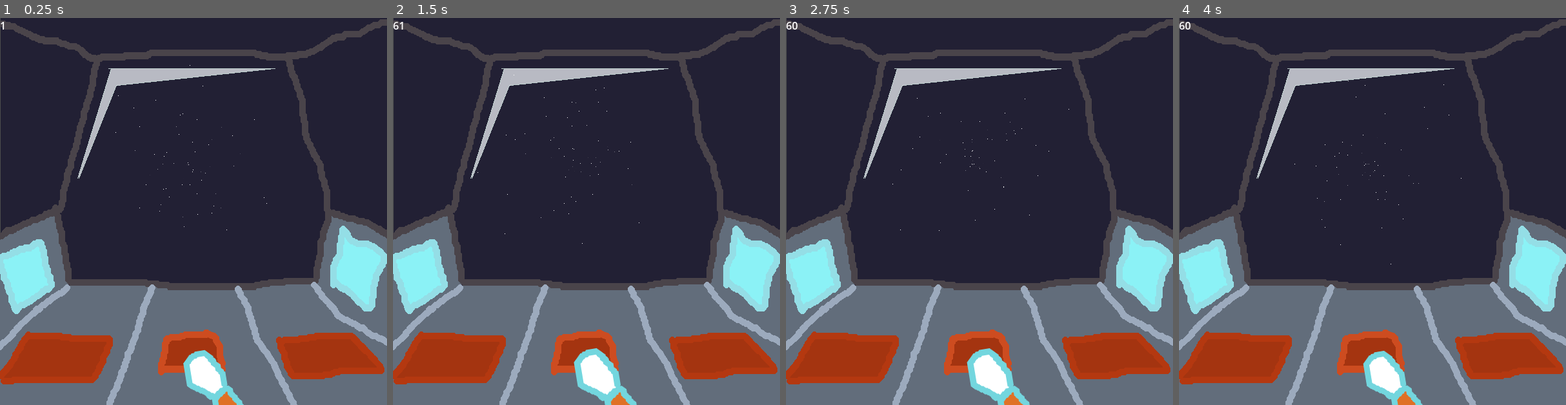
Above: before the commit, frames 1-4 (left to right).
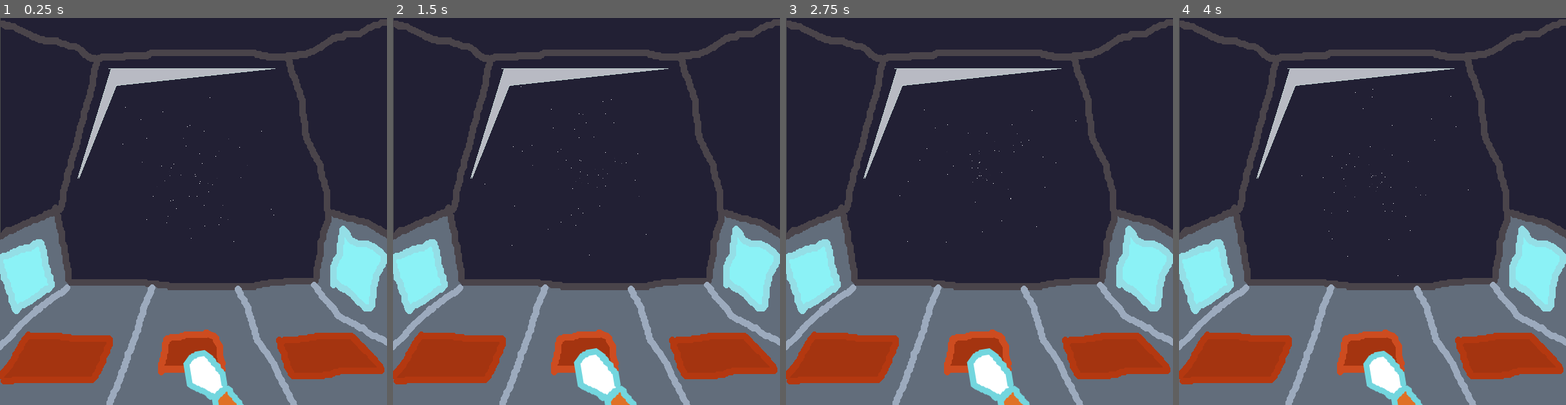
Above: after the commit, the same moments.

Repository: sugarvoid/alpha-space
Game: Godot game, scene res://game/game.tscn
Two runs of this game, one before a commit and one after it. Both use one fixed random seed, a clock stepped at 60 frames per second and the inputs below. The project has no main scene, so this scene is started directly.
Inputs:
- Up to frame 1 (0.25 s): no input
- Up to frame 2 (1.5 s): no input
- Up to frame 3 (2.75 s): no input
- Up to frame 4 (4 s): no input

The runs differ from the first frame. In frame 1, less than 0.1% of the frame differs, in the area x 0-71%, y 1-58%; in frame 2, less than 0.1%; in frame 3, less than 0.1%; in frame 4, less than 0.1%, in the area x 0-75%, y 1-67%.

Commit message:
Added meteor wobble/pulse effect

Diff:
--- a/game/game.tscn
+++ b/game/game.tscn
@@ -17,7 +17,7 @@
 [node name="CorkPit" parent="." instance=ExtResource("3_hqsl1")]
 
 [node name="StarField" parent="." instance=ExtResource("4_onjy1")]
-position = Vector2(290, 227)
+position = Vector2(301, 245)
 
 [node name="Hand" parent="." instance=ExtResource("2_ni3ut")]
 position = Vector2(345, 562)
@@ -25,5 +25,6 @@
 [node name="MeteorManager" parent="." instance=ExtResource("6_guurn")]
 
 [node name="CanvasLayer" type="CanvasLayer" parent="."]
+visible = false
 
 [node name="FPSCounter" parent="CanvasLayer" instance=ExtResource("7_ufc36")]
--- a/game/manager/meteor_manager.gd
+++ b/game/manager/meteor_manager.gd
@@ -1,16 +1,42 @@
 class_name  MeteorManager
 extends Node2D
 
+@onready var inner_node: Node2D = get_node("Inner")
+@onready var outer_node: Node2D = get_node("Outer")
+
 const p_Meteor: PackedScene = preload("res://game/meteor/meteor.tscn")
+
+var inner_positions: Array
+var outer_positions: Array
 
 func add_metor_to_screen(pos: Vector2) -> void:
 	pass
 
 # Called when the node enters the scene tree for the first time.
 func _ready() -> void:
-	pass # Replace with function body.
+	_resize_arrays()
+	_add_pos_to_inner_array()
+	_add_pos_to_outer_array()
+	print(self.inner_positions)
+	print(self.outer_positions)
 
 
 # Called every frame. 'delta' is the elapsed time since the previous frame.
 func _process(delta: float) -> void:
 	pass
+
+func _resize_arrays() -> void:
+	self.inner_positions.resize(9)
+	self.outer_positions.resize(9)
+
+func _add_pos_to_inner_array() -> void:
+	var i = 0
+	for pos in self.inner_node.get_children():
+		self.inner_positions[i] = pos.global_position
+		i += 1
+
+func _add_pos_to_outer_array() -> void:
+	var i = 0
+	for pos in self.outer_node.get_children():
+		self.outer_positions[i] = pos.global_position
+		i += 1
--- a/game/meteor/meteor.gd
+++ b/game/meteor/meteor.gd
@@ -2,6 +2,8 @@
 extends Node2D
 
 @onready var animation_player: AnimationPlayer = get_node("AnimationPlayer")
+
+const WOBBLE_SIZE: Vector2 = Vector2(0.1,0.1)
 
 enum TYPES {
 	NUMBER,
@@ -15,11 +17,16 @@
 
 func _ready() -> void:
 	self.type = Meteor.TYPES.NUMBER
+	self._wobble()
 
+func _process(delta: float) -> void:
+	print(self.get_current_scale())
 
 func check_for_match(input: String) -> bool:
 	return true
 
+func get_current_scale() -> Vector2:
+	return self.scale
 
 func flip_over() -> void:
 	self.animation_player.play("flip_over")
@@ -39,5 +46,13 @@
 	await  self.animation_player.animation_finished
 
 
-func _on_timer_timeout() -> void:
-	flip_over()
+func _wobble() -> void:
+	var tween: Tween = create_tween()
+	tween.tween_property(self, "scale", (self.get_current_scale() - self.WOBBLE_SIZE), 1.0)
+	await  tween.finished
+
+	var tween2: Tween = create_tween()
+	tween2.tween_property(self, "scale", (self.get_current_scale() + self.WOBBLE_SIZE), 1.0)
+	await  tween2.finished
+
+	self._wobble()
--- a/game/meteor/meteor.tscn
+++ b/game/meteor/meteor.tscn
@@ -1,7 +1,7 @@
 [gd_scene load_steps=5 format=3 uid="uid://dkeb6tw0exne0"]
 
 [ext_resource type="Script" path="res://game/meteor/meteor.gd" id="1_akqqa"]
-[ext_resource type="Texture2D" uid="uid://vxafhpdipfa7" path="res://game/meteor/TEMP_square.png" id="2_tqqdy"]
+[ext_resource type="Texture2D" uid="uid://bstauo7ogwrkh" path="res://game/meteor/meteor.png" id="2_gy8v2"]
 
 [sub_resource type="Animation" id="Animation_kx3yd"]
 resource_name = "flip_over"
@@ -28,16 +28,9 @@
 script = ExtResource("1_akqqa")
 
 [node name="Sprite2D" type="Sprite2D" parent="."]
-texture = ExtResource("2_tqqdy")
-hframes = 2
+texture = ExtResource("2_gy8v2")
 
 [node name="AnimationPlayer" type="AnimationPlayer" parent="."]
 libraries = {
 "": SubResource("AnimationLibrary_c7cwp")
 }
-
-[node name="Timer" type="Timer" parent="."]
-wait_time = 3.0
-autostart = true
-
-[connection signal="timeout" from="Timer" to="." method="_on_timer_timeout"]
Not shown, added: docs/video_notes.txt
Binary file added: game/meteor/meteor.aseprite
Binary file added: game/meteor/meteor.png
Not shown, added: game/meteor/meteor.png.import
Not shown, added: README.md
Not shown, removed: docs/.~lock.video_notes.odt#
